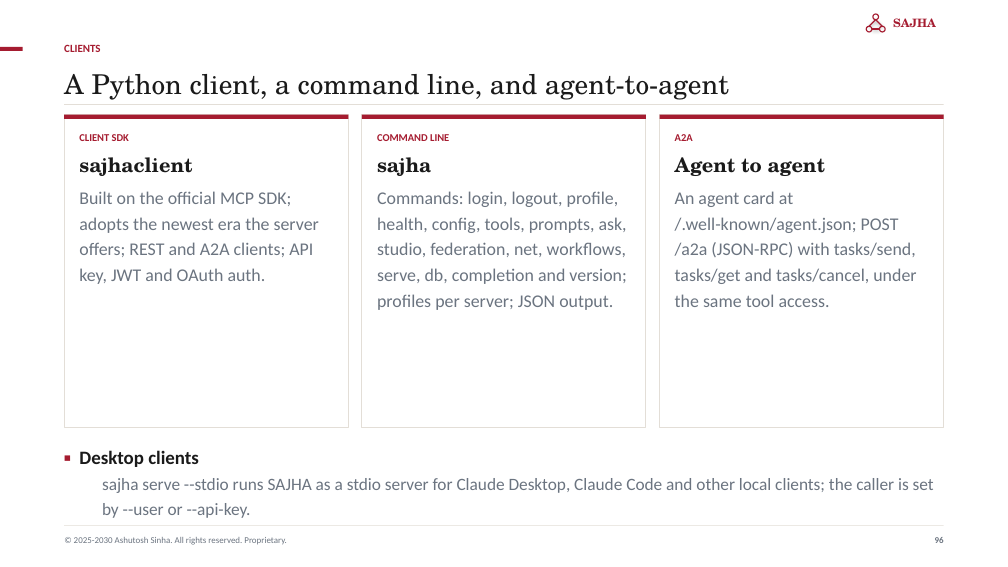
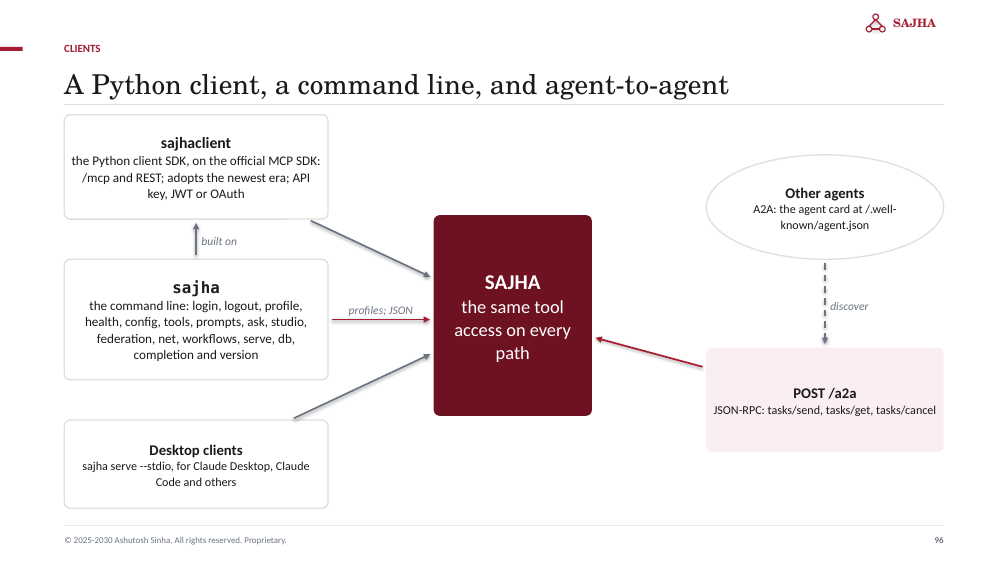
Before and after one commit to ajsinha/sajhamcpserver, a slide deck: slide 96 of docs/publications/SAJHA-MCP-Server.pptx. Drawn at 1008x567 pixels with LibreOffice and Linux fonts; fonts in the diff are those of the drawing. Boxes give left, top, right and bottom in pixels: in the first picture for what was removed or moved away, otherwise in the second. Text is boxed around its words. In the diff, an @@ line names an element or a change of style, - is before the commit and + after.

```diff
--- a/docs/publications/SAJHA-MCP-Server.pptx
+++ b/docs/publications/SAJHA-MCP-Server.pptx
@@ rectangle removed at (64, 115, 349, 427) @@
@@ rectangle removed at (64, 115, 349, 119) @@
@@ rounded rectangle added at (64, 115, 328, 219), fill #FFFFFF, outline #E3DED7 1.25 pt, 12.5 pt, text #1A1A1A @@
+sajhaclient
+the Python client SDK, on the official MCP SDK: /mcp and REST; adopts the newest era; API key, JWT or OAuth
@@ rectangle removed at (362, 115, 647, 427) @@
@@ rectangle removed at (362, 115, 647, 119) @@
@@ rectangle removed at (660, 115, 944, 427) @@
@@ rectangle removed at (660, 115, 944, 119) @@
@@ text removed at (79, 134, 129, 141) @@
-CLIENT SDK
@@ text removed at (377, 134, 449, 141) @@
-COMMAND LINE
@@ text removed at (675, 134, 693, 141) @@
-A2A
@@ text removed at (79, 157, 192, 176) @@
-sajhaclient
@@ text removed at (377, 157, 431, 176) @@
-sajha
@@ text removed at (675, 157, 825, 176) @@
-Agent to agent
@@ ellipse added at (706, 155, 944, 259), fill #FFFFFF, outline #E3DED7 1.25 pt, 11.5 pt, text #1A1A1A @@
+Other agents
+A2A: the agent card at /.well-known/agent.json
@@ text removed at (79, 191, 319, 284) @@
-Built on the official MCP SDK; adopts the newest era the server offers; REST and A2A clients; API key, JWT and OAuth auth.
@@ text removed at (675, 191, 916, 307) @@
-An agent card at /.well-known/agent.json; POST /a2a (JSON-RPC) with tasks/send, tasks/get and tasks/cancel, under the same tool access.
@@ arrow added from (196, 256) to (196, 223), #6B7480 1.6 pt @@
@@ text added at (201, 237, 237, 245), 11 pt, text #6B7480, italic @@
+built on
@@ arrow added from (311, 221) to (430, 277), #6B7480 1.6 pt @@
@@ rounded rectangle added at (434, 216, 592, 417), fill #6E1120, 17.5 pt, text #FFFFFF @@
+SAJHA
+the same tool access on every path
@@ rounded rectangle added at (64, 259, 328, 380), fill #FFFFFF, outline #E3DED7 1.25 pt, 12.5 pt, text #1A1A1A @@
+sajha
+the command line: login, logout, profile, health, config, tools, prompts, ask, studio, federation, net, workflows, serve, db, completion and version
@@ arrow added from (825, 263) to (825, 344), #6B7480 1.6 pt dashed @@
@@ arrow added from (332, 320) to (430, 320), #A51C30 1.6 pt @@
@@ text at (349, 306, 413, 316): text changed; size 17 to 11 pt; italic on @@
-Commands: login, logout, profile, health, config, tools, prompts, ask, studio, federation, net, workflows, serve, db, completion and version; profiles per server; JSON output.
+profiles; JSON
@@ text added at (830, 302, 868, 310), 11 pt, text #6B7480, italic @@
+discover
@@ arrow added from (294, 418) to (430, 355), #6B7480 1.6 pt @@
@@ arrow added from (702, 367) to (596, 338), #A51C30 1.6 pt @@
@@ rounded rectangle added at (706, 348, 944, 452), fill #FBEEF0, 11.5 pt, text #1A1A1A @@
+POST /a2a
+JSON-RPC: tasks/send, tasks/get, tasks/cancel
@@ rounded rectangle added at (64, 420, 328, 508), fill #FFFFFF, outline #E3DED7 1.25 pt, 11.5 pt, text #1A1A1A @@
+Desktop clients
+sajha serve --stdio, for Claude Desktop, Claude Code and others
@@ text removed at (79, 450, 934, 518) @@
-▪ Desktop clients
-  sajha serve --stdio runs SAJHA as a stdio server for Claude Desktop, Claude Code and other local clients; the caller is set by --user or --api-key.
```
Also in this commit, not shown: 34 other slides changed, 9 other files.
